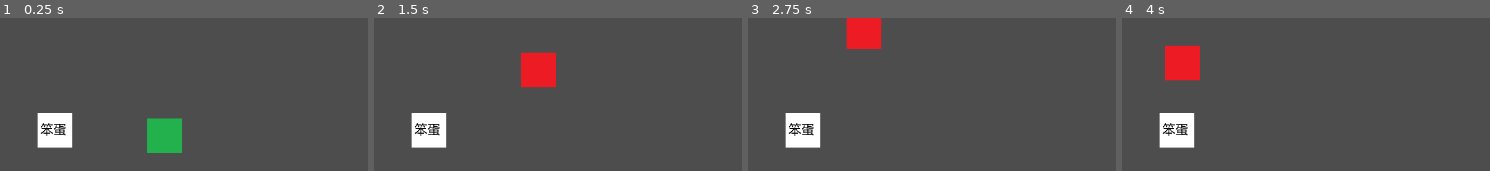
Above: before the commit, frames 1-4 (left to right).
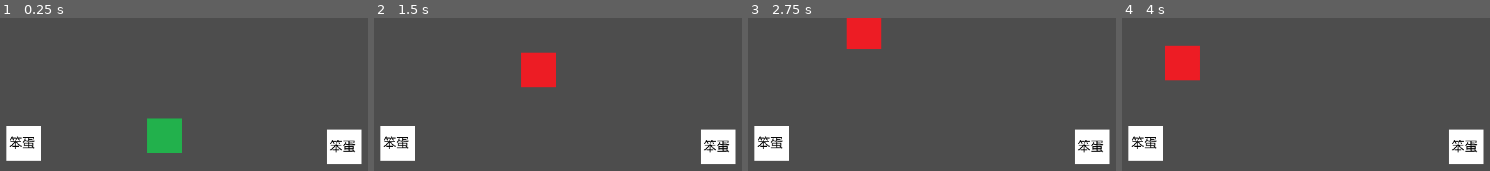
Above: after the commit, the same moments.

Repository: zelcamn/TheGame
Game: Godot game, scene res://gameFiles/scenes/dev_scene.tscn
The game is run twice, just before and just after one commit, with the same random seed, the same clock (stepped at 60 frames per second) and the same inputs. Before the commit the project starts from res://scenes/dev_scene.tscn.
Inputs:
- Up to frame 1 (0.25 s): no input
- Up to frame 2 (1.5 s): tap Enter at 0.5 s; hold Up (moveUp) from 0.53 s (still down); tap E (interaction) at 0.6, 1.35 s
- Up to frame 3 (2.75 s): release Up (moveUp) at 2.03 s; hold Left (moveLeft) from 2.03 s (still down); tap E (interaction) at 2.1 s
- Up to frame 4 (4 s): tap E (interaction) at 2.85, 3.6 s; release Left (moveLeft) at 3.53 s; hold Down (moveDown) from 3.53 s (still down)

The runs differ from the first frame. In frame 1, 6.1% of the frame differs, in the area x 1-99%, y 62-96%; in frame 2, 6.1%; in frame 3, 6.1%; in frame 4, 6.1%.

Commit message:
#13 Создать прототип системы предметов на Resources

Diff:
--- /dev/null
+++ b/gameFiles/globals/event_bus.gd
@@ -0,0 +1,3 @@
+extends Node
+
+signal body_entered(body: Callable)
--- /dev/null
+++ b/gameFiles/resources/test_cons.tres
@@ -0,0 +1,7 @@
+[gd_resource type="Resource" script_class="baseEffect" load_steps=2 format=3 uid="uid://df04j436nhyp1"]
+
+[ext_resource type="Script" path="res://gameFiles/scripts/customResources/consumablesEffects/base_effect.gd" id="1_7ibgn"]
+
+[resource]
+script = ExtResource("1_7ibgn")
+name = ""
--- /dev/null
+++ b/gameFiles/scenes/base_entity.tscn
@@ -0,0 +1,19 @@
+[gd_scene load_steps=5 format=3 uid="uid://1r63h0pkciim"]
+
+[ext_resource type="Script" path="res://gameFiles/scenes/scripts/base_entity.gd" id="1_do0f0"]
+[ext_resource type="Resource" uid="uid://df04j436nhyp1" path="res://gameFiles/resources/test_cons.tres" id="2_fyavv"]
+[ext_resource type="Texture2D" uid="uid://c1dg7ls1nqrog" path="res://res/sprites/objects/placeHolder.png" id="2_t88os"]
+
+[sub_resource type="CircleShape2D" id="CircleShape2D_eif04"]
+radius = 36.4966
+
+[node name="base_entity" type="StaticBody2D"]
+collision_layer = 3
+script = ExtResource("1_do0f0")
+resource = ExtResource("2_fyavv")
+
+[node name="Sprite" type="Sprite2D" parent="."]
+texture = ExtResource("2_t88os")
+
+[node name="CollisionShape2D" type="CollisionShape2D" parent="."]
+shape = SubResource("CircleShape2D_eif04")
--- /dev/null
+++ b/gameFiles/scenes/dev_scene.tscn
@@ -0,0 +1,17 @@
+[gd_scene load_steps=3 format=3 uid="uid://dhgj4dpn7bvug"]
+
+[ext_resource type="PackedScene" uid="uid://br0mek24tjxjd" path="res://gameFiles/scenes/player.tscn" id="1_cbxf1"]
+[ext_resource type="PackedScene" uid="uid://1r63h0pkciim" path="res://gameFiles/scenes/base_entity.tscn" id="2_yga1o"]
+
+[node name="DevScene" type="Node2D"]
+
+[node name="Player" parent="." instance=ExtResource("1_cbxf1")]
+position = Vector2(292, 170)
+
+[node name="base_entity" parent="." instance=ExtResource("2_yga1o")]
+position = Vector2(89, 181)
+testM = "1"
+
+[node name="base_entity2" parent="." instance=ExtResource("2_yga1o")]
+position = Vector2(551, 186)
+testM = "2"
--- a/scenes/player.tscn
+++ b/gameFiles/scenes/player.tscn
@@ -1,7 +1,7 @@
 [gd_scene load_steps=9 format=3 uid="uid://br0mek24tjxjd"]
 
-[ext_resource type="Script" path="res://scenes/scripts/PlayerController.gd" id="1_rd8md"]
-[ext_resource type="Script" path="res://scenes/scripts/player.gd" id="1_wy2c8"]
+[ext_resource type="Script" path="res://gameFiles/scenes/scripts/PlayerController.gd" id="1_rd8md"]
+[ext_resource type="Script" path="res://gameFiles/scenes/scripts/player.gd" id="1_wy2c8"]
 [ext_resource type="Texture2D" uid="uid://cnu5xd4xao0j6" path="res://res/sprites/player/stop.png" id="2_dcasc"]
 [ext_resource type="Texture2D" uid="uid://dkn3j0ayhrobw" path="res://res/sprites/player/walk.png" id="3_8tsmi"]
 
--- /dev/null
+++ b/gameFiles/scenes/scripts/base_entity.gd
@@ -0,0 +1,18 @@
+extends StaticBody2D
+
+@export var resource: Resource
+@export var testM: String
+
+var isActive = false
+var body_id
+
+func _ready():
+	pass
+	#EventBus.body_entered.connect(is_active.bind(EventBus))
+
+func is_active():
+	isActive = !isActive
+
+func _process(delta):
+	if isActive and Input.is_action_just_pressed("interaction"):
+		print(resource.run_effect(testM))
--- a/scenes/scripts/player.gd
+++ b/gameFiles/scenes/scripts/player.gd
@@ -12,8 +12,10 @@
 func _on_entity_collision_body_entered(body):
 	if body.has_method("is_active"):
 		body.call("is_active")
+	#EventBus.emit_signal("body_entered", body)
 
 
 func _on_entity_collision_body_exited(body):
 	if body.has_method("is_active"):
 		body.call("is_active")
+	#EventBus.emit_signal("body_entered")
--- /dev/null
+++ b/gameFiles/scripts/customResources/consumable.gd
@@ -0,0 +1,8 @@
+extends Resource
+class_name Consumable
+
+@export var name: String
+@export var effect: Script
+
+func run_effect(message: String):
+	pass
--- /dev/null
+++ b/gameFiles/scripts/customResources/consumablesEffects/base_effect.gd
@@ -0,0 +1,5 @@
+extends Consumable
+class_name baseEffect
+
+func run_effect(message: String):
+	return message
--- a/project.godot
+++ b/project.godot
@@ -11,13 +11,14 @@
 [application]
 
 config/name="TheGame"
-run/main_scene="res://scenes/dev_scene.tscn"
+run/main_scene="res://gameFiles/scenes/dev_scene.tscn"
 config/features=PackedStringArray("4.2", "GL Compatibility")
 config/icon="res://icon.svg"
 
 [autoload]
 
-GlobalInfo="*res://scenes/scripts/global_info.gd"
+GlobalInfo="*res://gameFiles/scenes/scripts/global_info.gd"
+EventBus="*res://gameFiles/globals/event_bus.gd"
 
 [input]
 
--- a/scenes/base_entity.tscn
+++ /dev/null
@@ -1,19 +0,0 @@
-[gd_scene load_steps=4 format=3 uid="uid://dlook6siwvtae"]
-
-[ext_resource type="Script" path="res://scenes/scripts/base_entity.gd" id="1_2c1ed"]
-[ext_resource type="Texture2D" uid="uid://c1dg7ls1nqrog" path="res://res/sprites/objects/placeHolder.png" id="2_t88os"]
-
-[sub_resource type="CircleShape2D" id="CircleShape2D_rymbw"]
-radius = 36.4966
-
-[node name="base_entity" type="Node2D"]
-
-[node name="StaticBody2D" type="StaticBody2D" parent="."]
-collision_layer = 2
-script = ExtResource("1_2c1ed")
-
-[node name="Sprite" type="Sprite2D" parent="StaticBody2D"]
-texture = ExtResource("2_t88os")
-
-[node name="CollisionShape2D" type="CollisionShape2D" parent="StaticBody2D"]
-shape = SubResource("CircleShape2D_rymbw")
--- a/scenes/dev_scene.tscn
+++ /dev/null
@@ -1,12 +0,0 @@
-[gd_scene load_steps=3 format=3 uid="uid://dhgj4dpn7bvug"]
-
-[ext_resource type="PackedScene" uid="uid://br0mek24tjxjd" path="res://scenes/player.tscn" id="1_cbxf1"]
-[ext_resource type="PackedScene" uid="uid://dlook6siwvtae" path="res://scenes/base_entity.tscn" id="2_yga1o"]
-
-[node name="DevScene" type="Node2D"]
-
-[node name="Player" parent="." instance=ExtResource("1_cbxf1")]
-position = Vector2(292, 170)
-
-[node name="base_entity" parent="." instance=ExtResource("2_yga1o")]
-position = Vector2(134, 162)
--- a/scenes/scripts/base_entity.gd
+++ /dev/null
@@ -1,10 +0,0 @@
-extends Node2D
-
-var isActive = false
-
-func is_active():
-	isActive = !isActive
-
-func _process(delta):
-	if isActive and Input.is_action_just_pressed("interaction"):
-		print("foo")
Renamed: scenes/global_info.tscn -> gameFiles/globals/global_info.tscn
Renamed: scenes/scripts/PlayerController.gd -> gameFiles/scenes/scripts/PlayerController.gd
Renamed: scenes/scripts/global_info.gd -> gameFiles/scenes/scripts/global_info.gd
Renamed: scenes/scripts/healthSystem.gd -> gameFiles/scenes/scripts/healthSystem.gd
